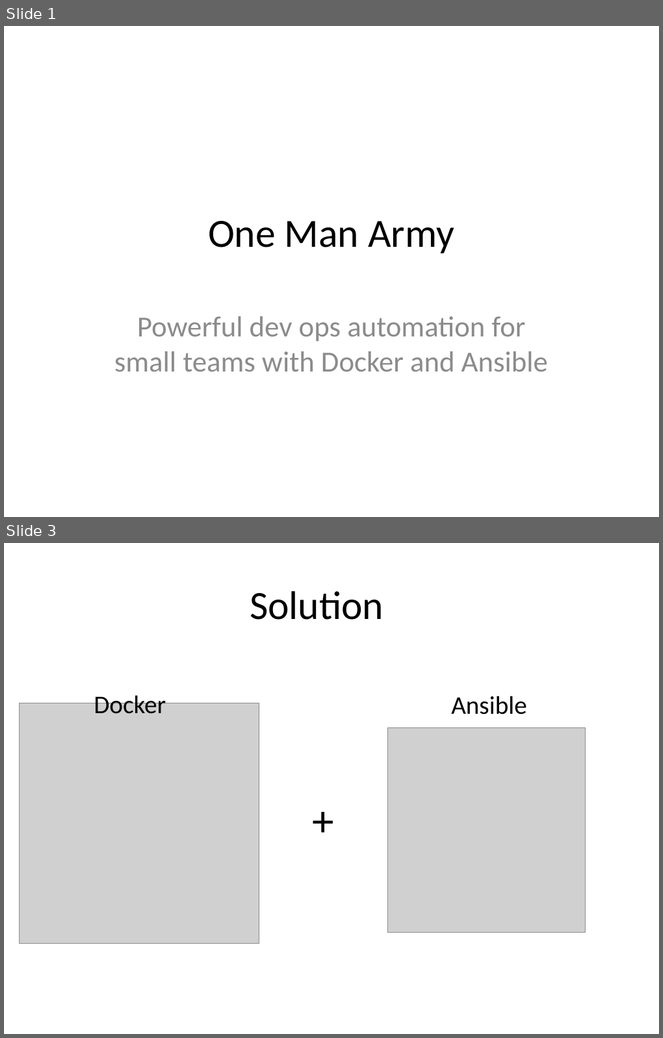
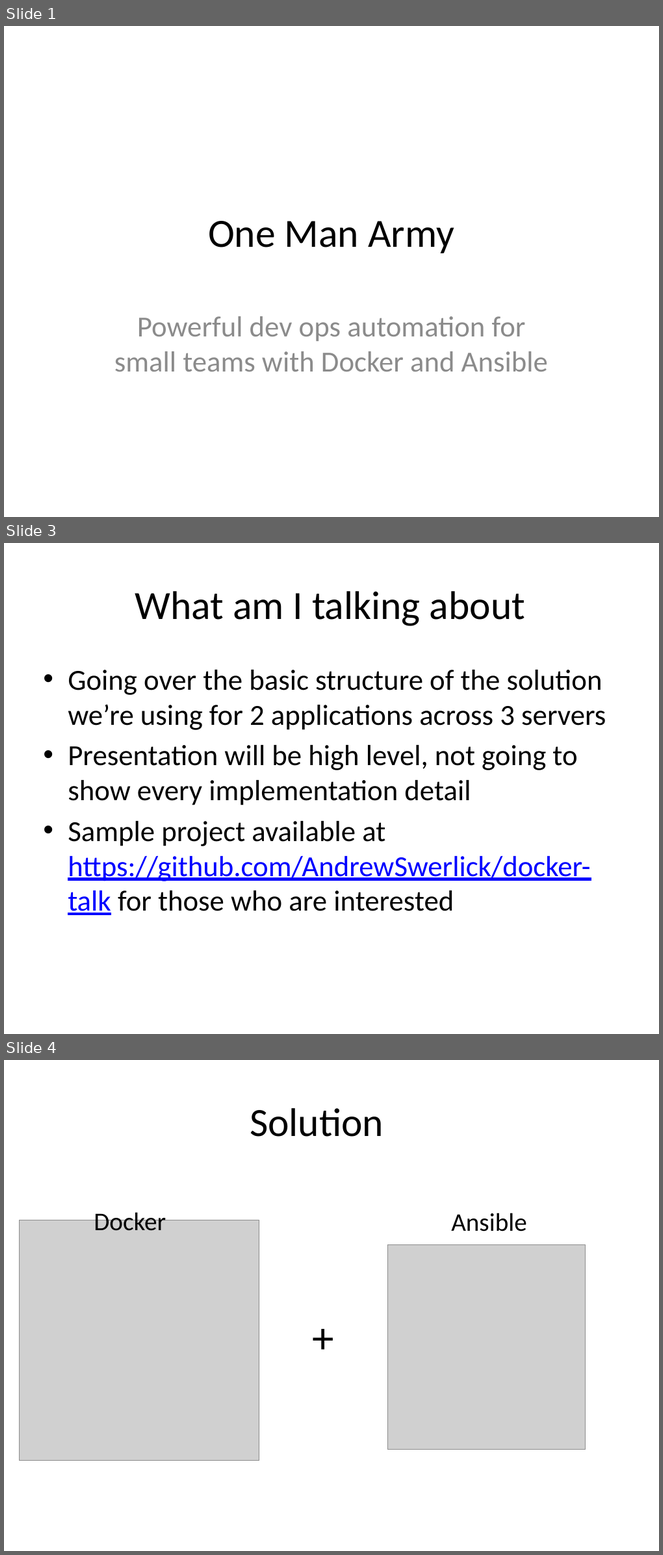
Before and after one commit to AndrewSwerlick/docker-talk, a slide deck: slides.pptx. Shown one above the other, each under a label of ours: slides 1 and 3 before the commit, slides 1, 3 and 4 after it; the slides between them are not shown. The pictures are 663x1038 and 663x1555 pixels, drawn with LibreOffice and Linux fonts; fonts in the diff are those of the drawing; grey boxes stand for pictures. Boxes give left, top, right and bottom in pixels: in the first picture for what was removed or moved away, otherwise in the second. Text is boxed around its words. In the diff, an @@ line names an element or a change of style, - is before the commit and + after.

Commit message:
adding better conclusion and better explanation of docker networking during the overview

```diff
--- a/slides.pptx
+++ b/slides.pptx
@@ slide 3 added at [4, 543, 659, 1034], background #FFFFFF @@
@@ title added at [135, 591, 525, 626], 44 pt, text #000000 @@
+What am I talking about
@@ text added at [68, 670, 606, 915], 32 pt, text #000000 @@
+• Going over the basic structure of the solution we’re using for 2 applications across 3 servers
+• Presentation will be high level, not going to show every implementation detail
+• Sample project available at https://github.com/AndrewSwerlick/docker-talk for those who are interested
@@ what was slide 3 is now slide 4 @@
```
Also in this commit, not shown: 8 slides changed, 3 other slides added, 1 slide removed.
